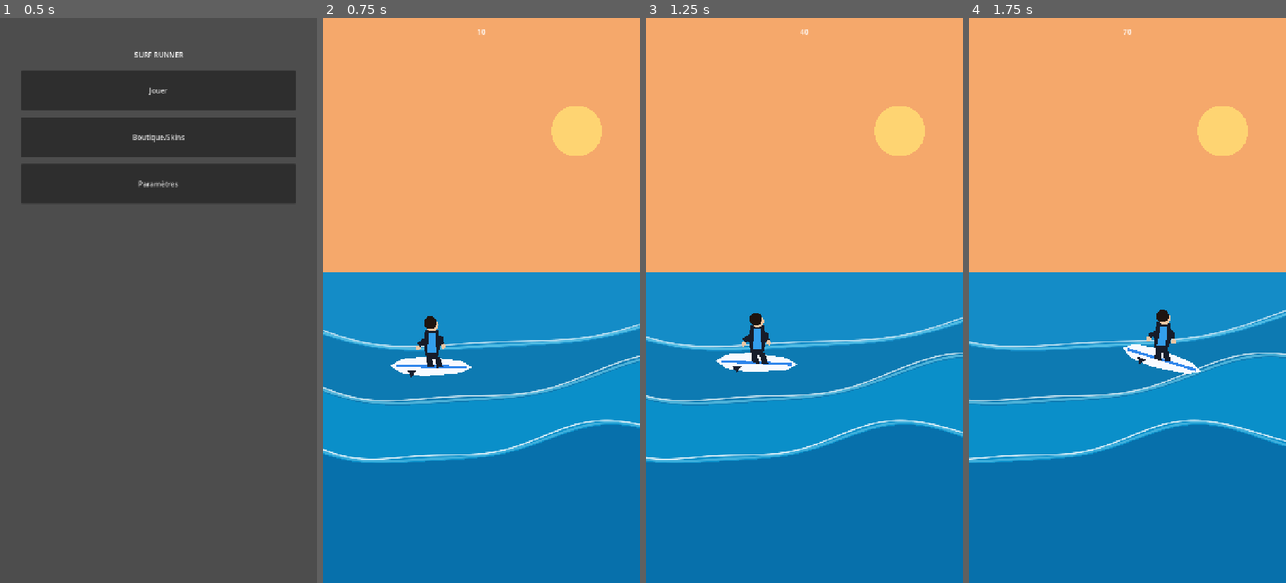
Above: before the commit, frames 1-4 (left to right).
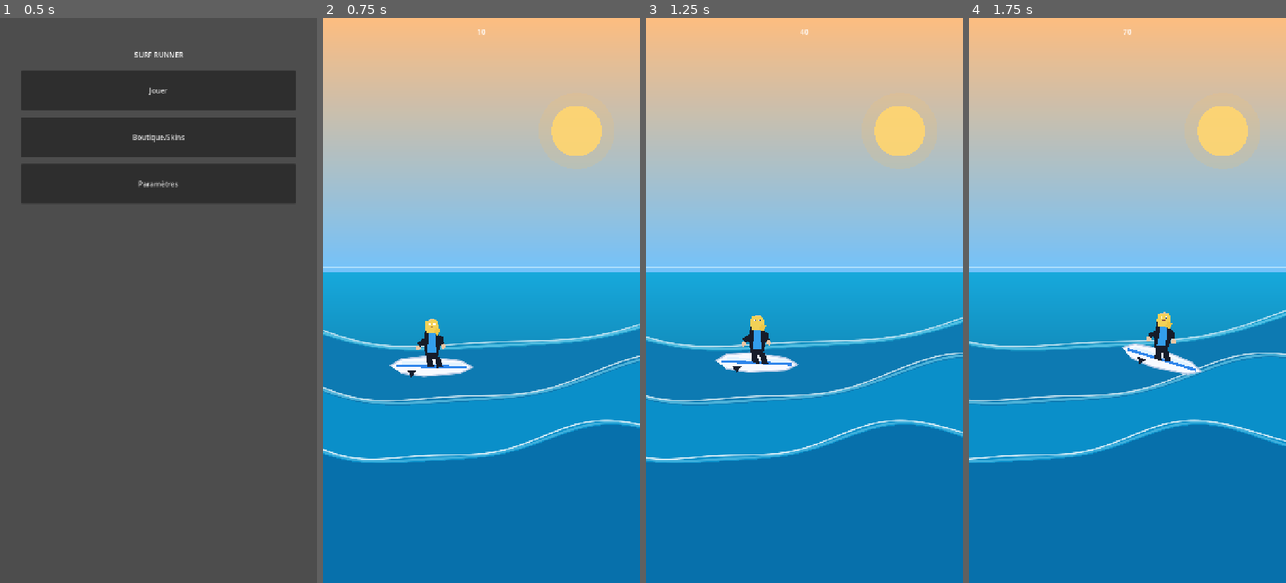
Above: after the commit, the same moments.

Repository: ClemL06/SurfGame
Game: Godot game, scene res://scenes/ui/MainMenu.tscn
Same seed, same stepped clock (60 frames per second), same inputs: the game is played once before the commit and once after it.
Inputs (mouse positions are in pixels of both pictures, inside the frame that each line leads up to):
- Up to frame 1 (0.5 s): no input
- Up to frame 2 (0.75 s): click "Jouer" at 0.5 s
- Up to frame 3 (1.25 s): no input
- Up to frame 4 (1.75 s): move the mouse to (1197, 272) at 1.27 s; hold Right (ui_right) from 1.28 s (still down)

Frame 1 is identical in both runs. In frame 2, 45% of the frame differs, in the area x 0-100%, y 1-64%; in frame 3, 45%; in frame 4, 45%.

Commit message:
amélioration perspective

Diff:
--- a/nouveau-projet-de-jeu/scripts/game/game_level.gd
+++ b/nouveau-projet-de-jeu/scripts/game/game_level.gd
@@ -59,20 +59,27 @@
 	if size.x <= 0.0 or size.y <= 0.0:
 		return
 
-	# Fond ciel + soleil.
-	draw_rect(Rect2(Vector2.ZERO, size), Color(0.96, 0.66, 0.42))
+	# Ciel "anime realiste" en degrade.
+	_draw_gradient_rect(
+		Rect2(Vector2.ZERO, Vector2(size.x, size.y * 0.45)),
+		Color(0.99, 0.74, 0.50),
+		Color(0.45, 0.76, 0.98)
+	)
 	draw_circle(Vector2(size.x * 0.80, size.y * 0.20), min(size.x, size.y) * 0.08, Color(1.0, 0.85, 0.45, 0.9))
+	draw_circle(Vector2(size.x * 0.80, size.y * 0.20), min(size.x, size.y) * 0.12, Color(1.0, 0.75, 0.35, 0.15))
+	draw_rect(Rect2(Vector2(0.0, size.y * 0.44), Vector2(size.x, 3.0)), Color(0.86, 0.96, 1.0, 0.55))
 
 	# Mer de base.
-	draw_rect(
+	_draw_gradient_rect(
 		Rect2(Vector2(0.0, size.y * 0.45), Vector2(size.x, size.y * 0.55)),
-		Color(0.08, 0.55, 0.78)
+		Color(0.09, 0.66, 0.86),
+		Color(0.02, 0.24, 0.40)
 	)
 
-	# Vagues plus realistes (profondeur + cretes + ecume).
-	_draw_wave_band(size, size.y * 0.55, 58.0, 220.0, 0.40, Color(0.05, 0.48, 0.70), Color(0.50, 0.88, 0.98, 0.55), Color(0.97, 0.99, 1.0, 0.70))
-	_draw_wave_band(size, size.y * 0.65, 52.0, 175.0, 0.65, Color(0.04, 0.56, 0.79), Color(0.55, 0.92, 1.0, 0.50), Color(0.98, 1.0, 1.0, 0.75))
-	_draw_wave_band(size, size.y * 0.76, 42.0, 145.0, 0.92, Color(0.03, 0.44, 0.67), Color(0.48, 0.84, 0.95, 0.45), Color(1.0, 1.0, 1.0, 0.82))
+	# Vagues plus realistes + pseudo 3D (volume/ombre).
+	_draw_wave_band(size, size.y * 0.55, 58.0, 220.0, 0.40, Color(0.05, 0.48, 0.70), Color(0.50, 0.88, 0.98, 0.55), Color(0.97, 0.99, 1.0, 0.70), 13.0)
+	_draw_wave_band(size, size.y * 0.65, 52.0, 175.0, 0.65, Color(0.04, 0.56, 0.79), Color(0.55, 0.92, 1.0, 0.50), Color(0.98, 1.0, 1.0, 0.75), 17.0)
+	_draw_wave_band(size, size.y * 0.76, 42.0, 145.0, 0.92, Color(0.03, 0.44, 0.67), Color(0.48, 0.84, 0.95, 0.45), Color(1.0, 1.0, 1.0, 0.82), 22.0)
 
 	# Surfeur pilotable.
 	var surfer_bob := Vector2(
@@ -205,9 +212,11 @@
 	speed: float,
 	color: Color,
 	highlight_color: Color,
-	foam_color: Color
+	foam_color: Color,
+	depth: float
 ) -> void:
 	var points := PackedVector2Array()
+	var shadow := PackedVector2Array()
 	var crest := PackedVector2Array()
 	var foam := PackedVector2Array()
 	var x: float = 0.0
@@ -215,9 +224,13 @@
 		var phase := (x / wavelength) + (surf_time * speed)
 		var y := base_y + sin(phase) * amplitude + sin(phase * 2.2 + 0.8) * (amplitude * 0.22)
 		points.append(Vector2(x, y))
+		shadow.append(Vector2(x, y + depth))
 		crest.append(Vector2(x, y - 5.0))
 		foam.append(Vector2(x, y - 11.0 + sin(phase * 2.8) * 2.5))
 		x += 8.0
+	shadow.append(Vector2(size.x, size.y))
+	shadow.append(Vector2(0.0, size.y))
+	draw_colored_polygon(shadow, color.darkened(0.25))
 	points.append(Vector2(size.x, size.y))
 	points.append(Vector2(0.0, size.y))
 	draw_colored_polygon(points, color)
@@ -237,6 +250,7 @@
 		Vector2(-70.0, 16.0)
 	], position + Vector2(0.0, 40.0), board_angle)
 	draw_colored_polygon(board_shape, Color(0.97, 0.98, 1.0))
+	draw_polyline(board_shape, Color(0.73, 0.80, 0.90), 2.0, true)
 
 	var stripe := _transform_points([
 		Vector2(-82.0, -3.0),
@@ -245,6 +259,12 @@
 		Vector2(-82.0, 3.0)
 	], position + Vector2(0.0, 40.0), board_angle)
 	draw_colored_polygon(stripe, Color(0.18, 0.52, 0.92))
+	draw_colored_polygon(_transform_points([
+		Vector2(-70.0, -10.0),
+		Vector2(68.0, -10.0),
+		Vector2(68.0, -3.0),
+		Vector2(-70.0, -3.0)
+	], position + Vector2(0.0, 40.0), board_angle), Color(0.76, 0.91, 1.0, 0.40))
 
 	var fin := _transform_points([
 		Vector2(-56.0, 10.0),
@@ -311,8 +331,48 @@
 	], body_offset, board_angle * 0.5)
 	draw_colored_polygon(front_leg, wetsuit_main)
 
-	draw_circle(_transform_point(Vector2(0.0, -50.0), body_offset, board_angle * 0.3), 14.0, skin)
-	draw_circle(_transform_point(Vector2(-4.0, -55.0), body_offset, board_angle * 0.3), 14.5, Color(0.12, 0.08, 0.06))
+	var head_center := _transform_point(Vector2(0.0, -50.0), body_offset, board_angle * 0.3)
+	draw_circle(head_center, 14.0, skin)
+
+	# Cheveux longs blonds.
+	draw_colored_polygon(_transform_points([
+		Vector2(-14.0, -10.0),
+		Vector2(10.0, -12.0),
+		Vector2(14.0, -2.0),
+		Vector2(14.0, 18.0),
+		Vector2(-13.0, 20.0),
+		Vector2(-16.0, 4.0)
+	], head_center, board_angle * 0.25), Color(0.95, 0.82, 0.34))
+	draw_colored_polygon(_transform_points([
+		Vector2(8.0, 6.0),
+		Vector2(19.0, 10.0),
+		Vector2(13.0, 24.0),
+		Vector2(4.0, 18.0)
+	], head_center, board_angle * 0.25), Color(0.93, 0.78, 0.28))
+
+	# Yeux visibles.
+	var eye_left := _transform_point(Vector2(-5.0, -2.0), head_center, board_angle * 0.25)
+	var eye_right := _transform_point(Vector2(5.0, -2.0), head_center, board_angle * 0.25)
+	draw_circle(eye_left, 2.2, Color(1.0, 1.0, 1.0))
+	draw_circle(eye_right, 2.2, Color(1.0, 1.0, 1.0))
+	draw_circle(eye_left + Vector2(0.4, 0.4), 1.1, Color(0.15, 0.28, 0.55))
+	draw_circle(eye_right + Vector2(0.4, 0.4), 1.1, Color(0.15, 0.28, 0.55))
+	draw_line(_transform_point(Vector2(-3.5, 4.0), head_center, board_angle * 0.25), _transform_point(Vector2(3.5, 4.0), head_center, board_angle * 0.25), Color(0.54, 0.31, 0.24), 1.6)
+
+func _draw_gradient_rect(rect: Rect2, top_color: Color, bottom_color: Color) -> void:
+	var points := PackedVector2Array([
+		rect.position,
+		rect.position + Vector2(rect.size.x, 0.0),
+		rect.position + rect.size,
+		rect.position + Vector2(0.0, rect.size.y)
+	])
+	var colors := PackedColorArray([
+		top_color,
+		top_color,
+		bottom_color,
+		bottom_color
+	])
+	draw_polygon(points, colors)
 
 func _transform_points(points: Array[Vector2], offset: Vector2, angle: float) -> PackedVector2Array:
 	var output := PackedVector2Array()
